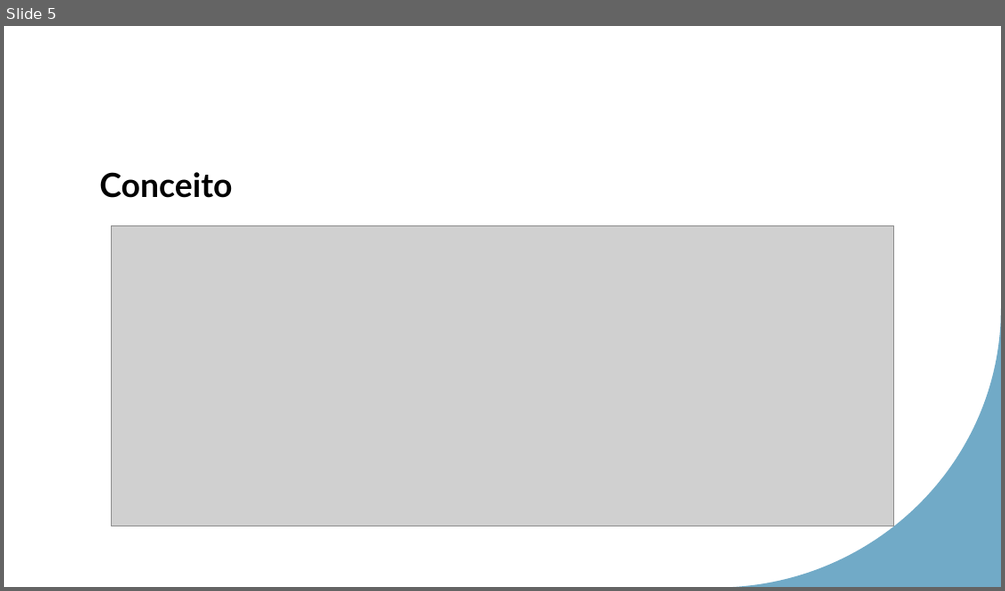
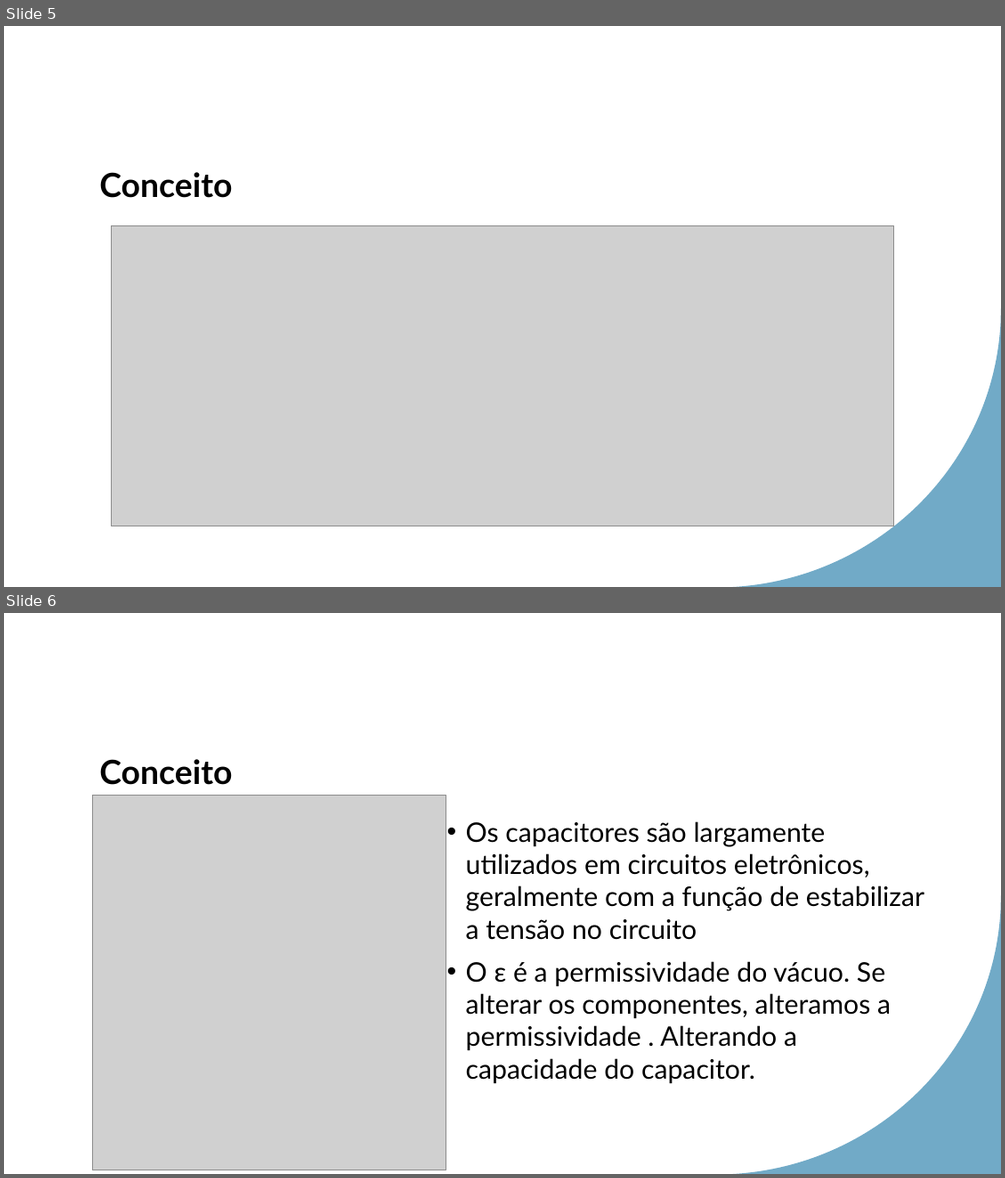
Before and after one commit to LeonardoRaiz/FATEC, a slide deck: Aulas/IoT/PPT/Aula 03/Aula 03.pptx. Shown one above the other, each under a label of ours: slide 5 before the commit, slides 5 and 6 after it. The pictures are 1005x591 and 1005x1178 pixels, drawn with LibreOffice and Linux fonts; fonts in the diff are those of the drawing; grey boxes stand for pictures. Boxes give left, top, right and bottom in pixels: in the first picture for what was removed or moved away, otherwise in the second. Text is boxed around its words. In the diff, an @@ line names an element or a change of style, - is before the commit and + after.

```diff
--- a/Aulas/IoT/PPT/Aula 03/Aula 03.pptx
+++ b/Aulas/IoT/PPT/Aula 03/Aula 03.pptx
@@ slide 6 added at [4, 613, 1001, 1174], background #FFFFFF; not listed: 1 template element that a slide beside it also shows @@
@@ title added at [99, 759, 232, 785], 32 pt, text #000000, bold @@
+Conceito
@@ picture added at [92, 795, 446, 1170] @@
@@ text added at [466, 821, 924, 1083], 25.9 pt, text #000000 @@
+• Os capacitores são largamente utilizados em circuitos eletrônicos, geralmente com a função de estabilizar a tensão no circuito
+• O ε é a permissividade do vácuo. Se alterar os componentes, alteramos a permissividade . Alterando a capacidade do capacitor.
```
Also in this commit, not shown: 1 slide changed, 2 other slides added, 1 other file.
